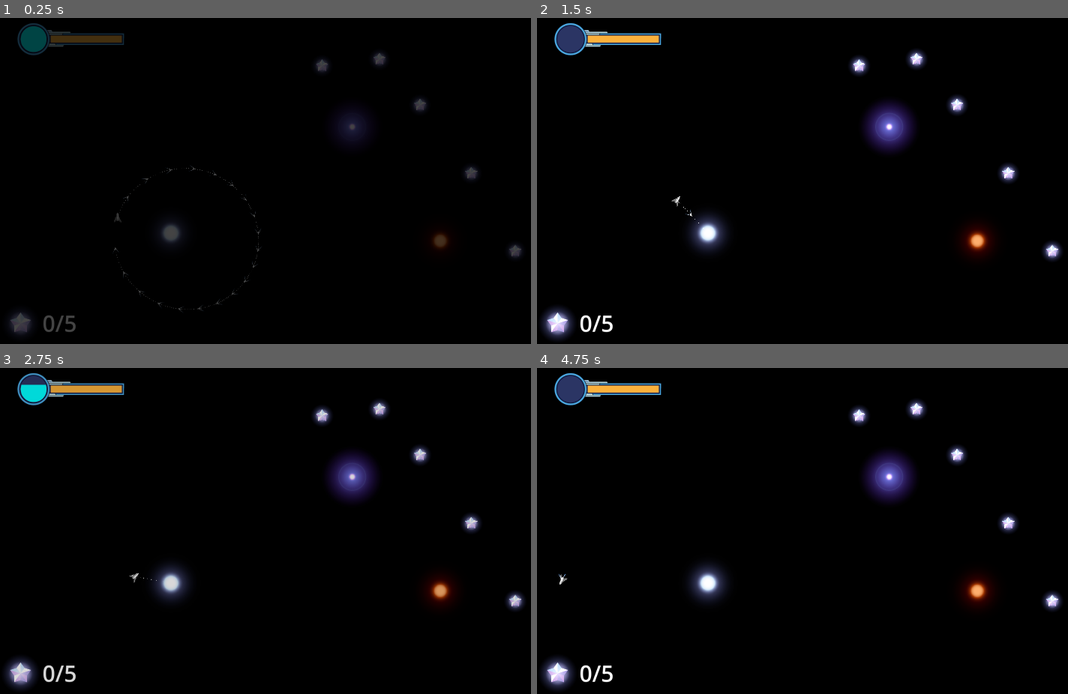
Above: before the commit, frames 1-4 (two rows, left to right).
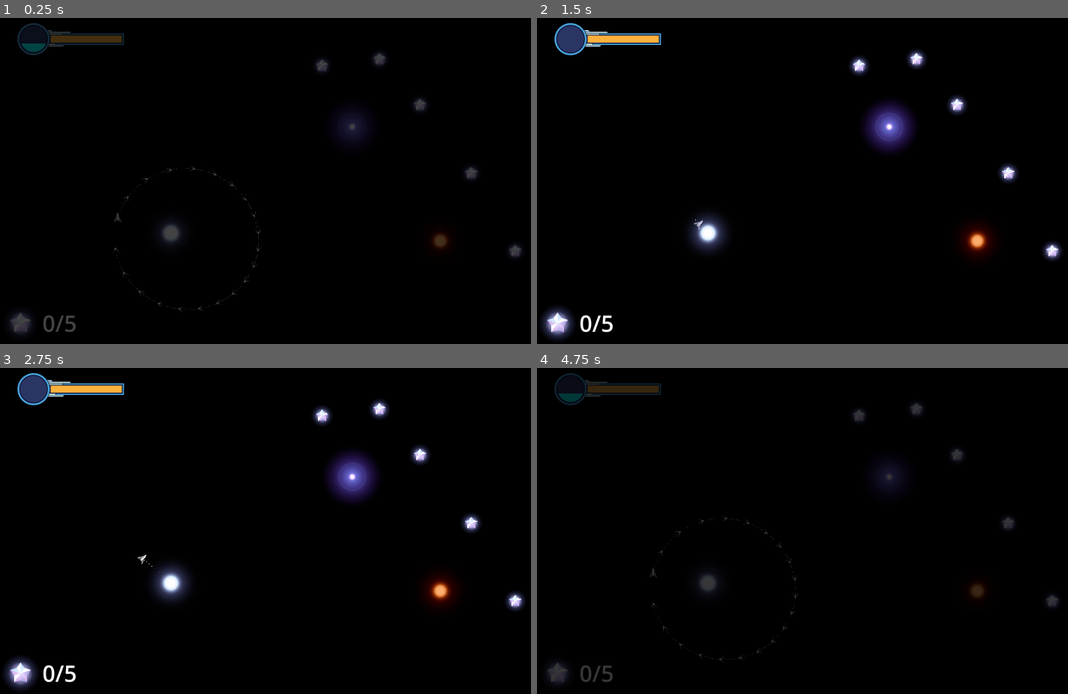
Above: after the commit, the same moments.

Repository: revanj/AstronautAndOrbit
Game: Godot game, scene res://TestLevels/TestMultipleSlingshot.tscn
Two runs of this game, one before a commit and one after it. Both use one fixed random seed, a clock stepped at 60 frames per second and the inputs below. This scene is started directly instead of the project's main scene.
Inputs (mouse positions are in pixels of both pictures, inside the frame that each line leads up to):
- Up to frame 1 (0.25 s): no input
- Up to frame 2 (1.5 s): tap Enter at 0.5 s; move the mouse to (967, 158) at 0.52 s; hold D (thruster_right_turn) 0.53-1.25 s; click (967, 158) at 0.6 s; click (967, 158) at 0.77 s; click (967, 158) at 1.07 s; drag from (717, 194) to (887, 125) at 1.27 s
- Up to frame 3 (2.75 s): move the mouse to (361, 452) at 2.02 s; hold D (thruster_right_turn) from 2.03 s (still down); click (361, 452) at 2.1 s
- Up to frame 4 (4.75 s): release D (thruster_right_turn) at 2.75 s; drag from (807, 592) to (977, 589) at 2.77 s; move the mouse to (1014, 576) at 3.52 s; hold A (thruster_left_turn) 3.53-4.25 s; click (1014, 576) at 3.6 s; click (1014, 576) at 3.77 s; click (1014, 576) at 4.07 s; drag from (659, 475) to (977, 589) at 4.27 s

The runs differ from the first frame. In frame 1, 0.2% of the frame differs, in the area x 3-9%, y 2-8%; in frame 2, less than 0.1%; in frame 3, 1.6%; in frame 4, 4.6%, in the area x 0-99%, y 1-99%.

Commit message:
fix star parameters and fuel meter params

Diff:
--- a/TestLevels/TestMultipleSlingshot.tscn
+++ b/TestLevels/TestMultipleSlingshot.tscn
@@ -10,6 +10,7 @@
 
 [node name="Spaceship" parent="." index="0"]
 position = Vector2(-593, 203)
+starting_big_jump_fuel = 30
 starting_velocity = 680.0
 
 [node name="Star" parent="Stars" index="0" instance=ExtResource("2_or21u")]
--- a/TestLevels/TestSimpleSlingshot.tscn
+++ b/TestLevels/TestSimpleSlingshot.tscn
@@ -10,6 +10,7 @@
 
 [node name="Spaceship" parent="." index="0"]
 position = Vector2(-819, 263)
+starting_big_jump_fuel = 30
 starting_velocity = 539.805
 
 [node name="Star" parent="Stars" index="0" instance=ExtResource("2_t10vf")]
--- a/TestLevels/TestThrusterStarShift.tscn
+++ b/TestLevels/TestThrusterStarShift.tscn
@@ -10,18 +10,19 @@
 
 [node name="Spaceship" parent="." index="0"]
 position = Vector2(-402, 134)
+starting_big_jump_fuel = 0
 starting_fuel = 30.0
 starting_velocity = 379.965
 
 [node name="Star" parent="Stars" index="0" instance=ExtResource("2_7bsnp")]
 position = Vector2(-147, 143)
 texture = ExtResource("3_ix4v4")
-effect_radius = 350.0
+effect_radius = 571.605
 
 [node name="Star2" parent="Stars" index="1" instance=ExtResource("2_7bsnp")]
 position = Vector2(154, -131)
 texture = ExtResource("4_ga58w")
-effect_radius = 350.0
+effect_radius = 502.755
 
 [node name="EnergyCrystal2" parent="Crystals" index="0" instance=ExtResource("3_chk8m")]
 position = Vector2(129, -294)
